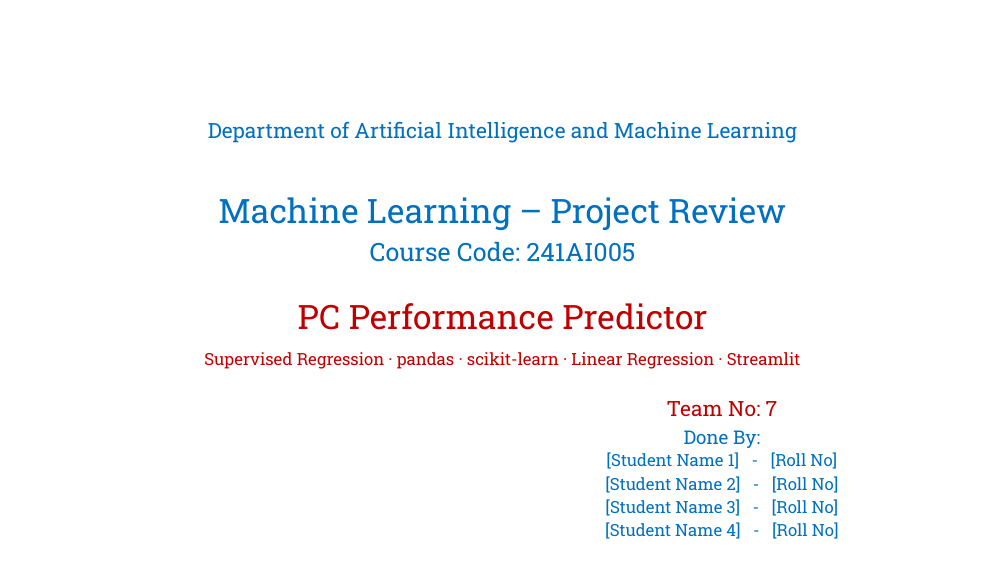
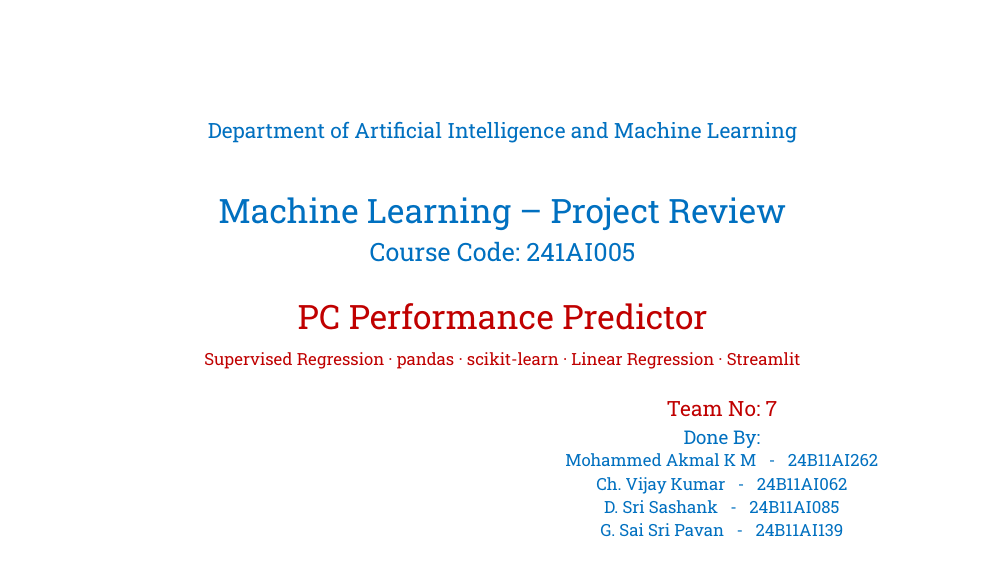
Before and after one commit to Sashankdeva/PC_Performance_Predictor, a slide deck: slide 1 of PC_Performance_Predictor_ML_Review.pptx. Drawn at 1008x567 pixels with LibreOffice and Linux fonts; fonts in the diff are those of the drawing; background and template pictures are left out. Boxes give left, top, right and bottom in pixels: in the first picture for what was removed or moved away, otherwise in the second. Text is boxed around its words. In the diff, an @@ line names an element or a change of style, - is before the commit and + after.

```diff
--- a/PC_Performance_Predictor_ML_Review.pptx
+++ b/PC_Performance_Predictor_ML_Review.pptx
@@ text at bbox=[565, 453, 878, 536]: text changed @@
-[Student Name 1] - [Roll No]
-[Student Name 2] - [Roll No]
-[Student Name 3] - [Roll No]
-[Student Name 4] - [Roll No]
+Mohammed Akmal K M - 24B11AI262
+Ch. Vijay Kumar - 24B11AI062
+D. Sri Sashank - 24B11AI085
+G. Sai Sri Pavan - 24B11AI139
```
Also in this commit, not shown: 22 other slides changed, 1 slide added, 4 other files.
